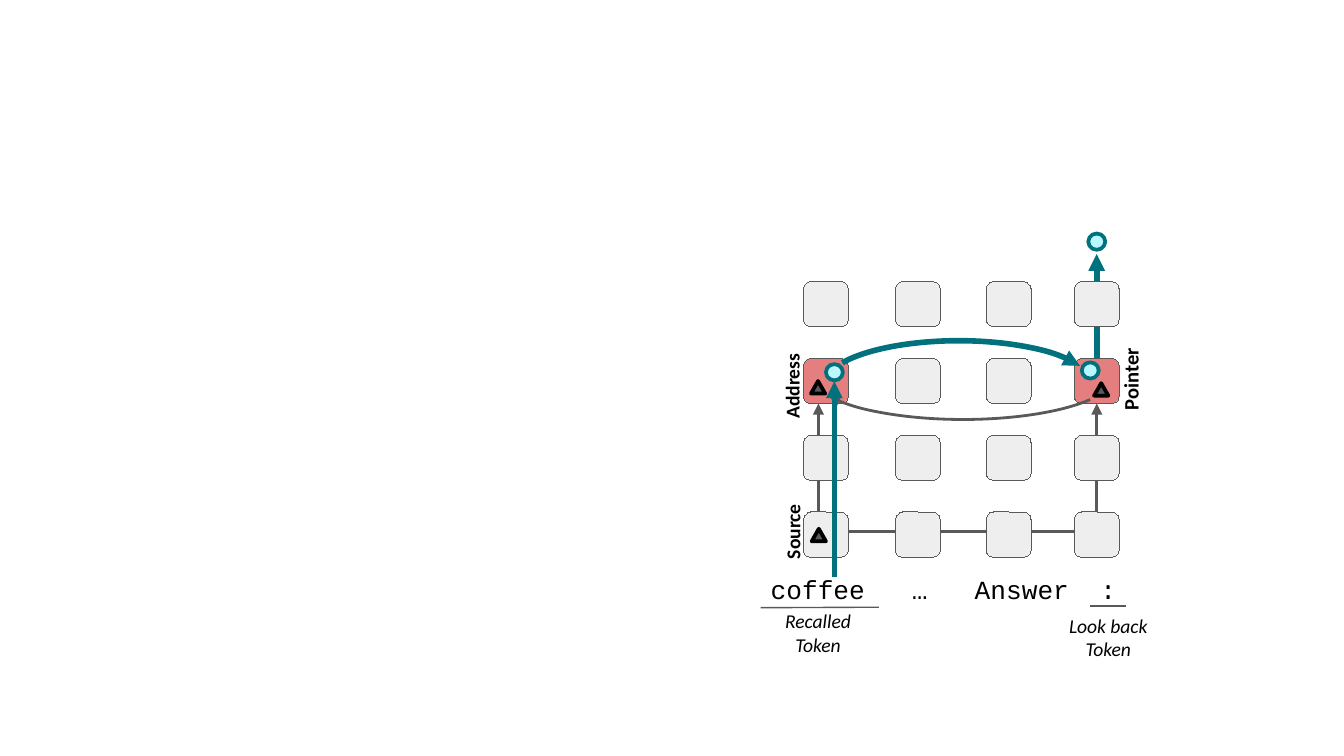
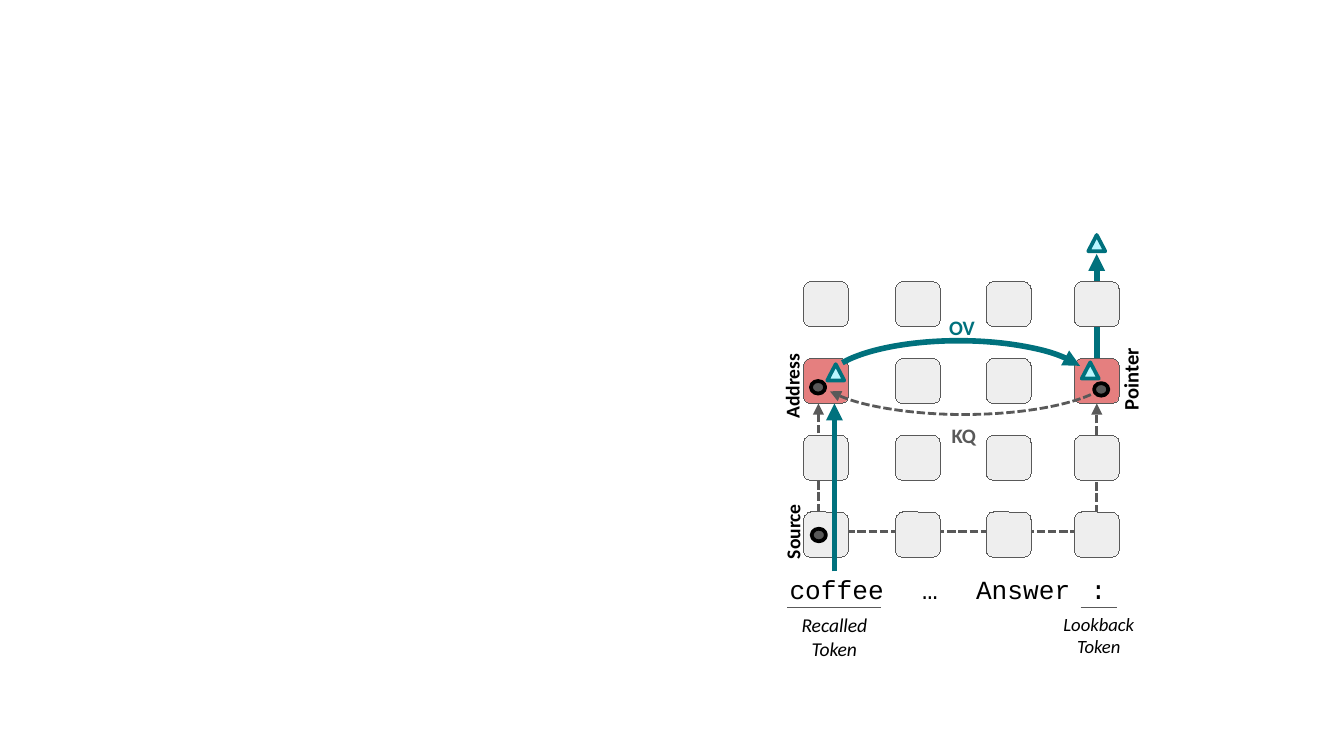
Before and after one commit to umango101/belief_tracking, a slide deck: slide 5 of plots/causal_model/High Level Causal Model.pptx. Drawn at 1344x756 pixels with LibreOffice and Linux fonts; fonts in the diff are those of the drawing. Boxes give left, top, right and bottom in pixels: in the first picture for what was removed or moved away, otherwise in the second. Text is boxed around its words. In the diff, an @@ line names an element or a change of style, - is before the commit and + after.

```diff
--- a/plots/causal_model/High Level Causal Model.pptx
+++ b/plots/causal_model/High Level Causal Model.pptx
@@ ellipse to triangle in 3 elements at (827,364,844,380), (1082,363,1099,379), (1089,235,1106,251) @@
@@ arc (boxed as its full ellipse): place and size @@
-arc (boxed as its full ellipse) at (812,331,1116,419)
+arc (boxed as its full ellipse) at (812,327,1116,415)
@@ arc (boxed as its full ellipse) at (812,327,1116,415): outline #595959 1.5 pt to #595959 1.5 pt dashed @@
@@ text added at (949,321,975,341), 11 pt, text #00717D, bold @@
+OV
@@ triangle to ellipse in 3 elements at (812,528,827,540), (810,380,825,392), (1094,383,1109,395) @@
@@ arrow (818, 512) - (818, 403): stroke #595959 1.5 pt to #595959 1.5 pt dashed @@
@@ arrow moved from (835, 577) - (835, 382) to (835, 571) - (835, 403) @@
@@ elbow arrow (835, 532) - (1097, 403): stroke #595959 1.5 pt to #595959 1.5 pt dashed @@
@@ text added at (952,429,976,446), 11 pt, text #595959, bold @@
+KQ
@@ text "coffee … Answer :" rewrapped from (771,580,1069,600) to (790,580,1070,600) @@
@@ line moved from (761, 607) - (879, 607) to (788, 607) - (882, 607) @@
@@ text at (802,618,868,656): text changed @@
-Recalled
-Token
+Recalled Token
@@ text at (1063,618,1134,653): text changed; size 10.5 to 10 pt @@
-Look back
-Token
+Lookback Token
@@ line moved from (1090, 606) - (1126, 606) to (1081, 607) - (1117, 607) @@
```
Also in this commit, not shown: 1 other slide changed, 6 slides added.
